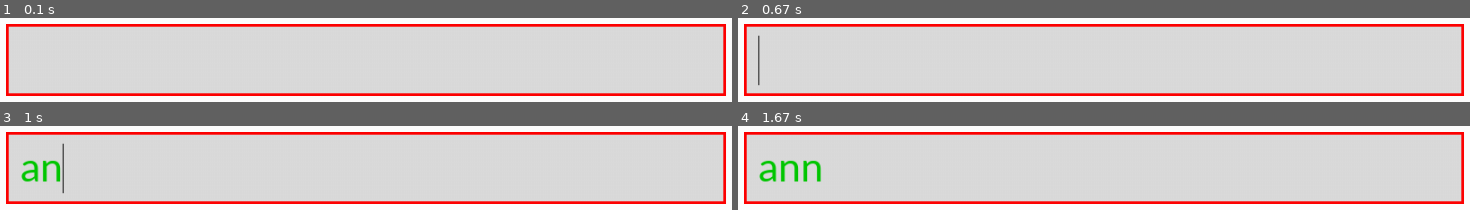
Above: before the commit, frames 1-4 (two rows, left to right).
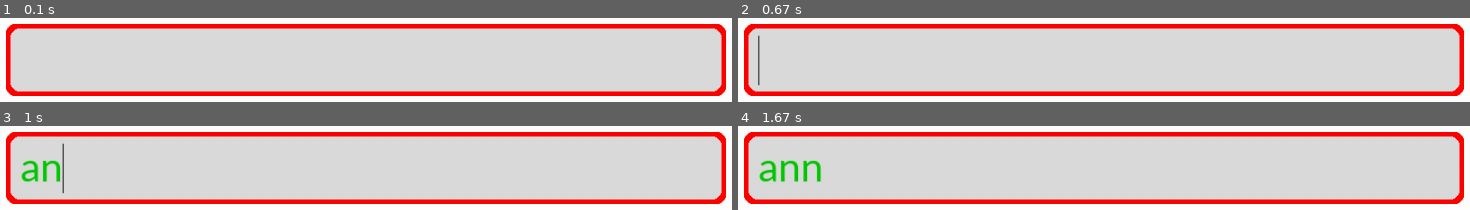
Above: after the commit, the same moments.

Repository: AustL/PygameWidgets
Game: pygame game, started from pygame_widgets/textbox.py
Two runs of this game, one before a commit and one after it. Both use one fixed random seed, a clock stepped at 60 frames per second and the inputs below.
Inputs (mouse positions are in pixels of both pictures, inside the frame that each line leads up to):
- Up to frame 1 (0.1 s): no input
- Up to frame 2 (0.67 s): click (1104, 60) at 0.38 s
- Up to frame 3 (1 s): type "an" at 0.88 s
- Up to frame 4 (1.67 s): type "n" at 1.08 s; tap Enter at 1.22, 1.43 s

The runs differ from the first frame. In frame 1, 7.8% of the frame differs, in the area x 0-100%, y 7-93%; in frame 2, 7.8%; in frame 3, 7.8%; in frame 4, 7.8%.

Commit message:
Created border radius for textbox

Diff:
--- a/pygame_widgets/textbox.py
+++ b/pygame_widgets/textbox.py
@@ -125,37 +125,76 @@
                     self.escape = False
 
     def draw(self):
-        if self.selected:
-            self.updateCursor()
-
-        pygame.draw.rect(
-            self.win, self.borderColour, (self.x, self.y, self.width, self.height)
-        )
-        pygame.draw.rect(
-            self.win, self.colour, (
-                self.x + self.borderThickness,
-                self.y + self.borderThickness,
-                self.width - 2 * self.borderThickness,
-                self.height - 2 * self.borderThickness
-            )
-        )
-
-        x = [self.x + self.textOffsetLeft]
-        for c in self.text:
-            text = self.font.render(c, True, self.textColour)
-            textRect = text.get_rect(bottomleft=(x[-1], self.y + self.height - self.textOffsetBottom))
-            self.win.blit(text, textRect)
-            x.append(x[-1] + text.get_width())
-
-        if self.showCursor:
-            pygame.draw.line(
-                self.win, (0, 0, 0),
-                (x[self.cursorPosition], self.y + self.cursorOffsetTop),
-                (x[self.cursorPosition], self.y + self.height - self.cursorOffsetTop)
-            )
-
-        if x[self.cursorPosition] > self.x + self.width - self.textOffsetRight:
-            self.maxLengthReached = True
+        if not self.hidden:
+            if self.selected:
+                self.updateCursor()
+
+            borderRects = [
+                (self.x + self.radius, self.y, self.width - self.radius * 2, self.height),
+                (self.x, self.y + self.radius, self.width, self.height - self.radius * 2),
+            ]
+
+            borderCircles = [
+                (self.x + self.radius, self.y + self.radius),
+                (self.x + self.radius, self.y + self.height - self.radius),
+                (self.x + self.width - self.radius, self.y + self.radius),
+                (self.x + self.width - self.radius, self.y + self.height - self.radius)
+            ]
+
+            backgroundRects = [
+                (
+                    self.x + self.borderThickness + self.radius,
+                    self.y + self.borderThickness,
+                    self.width - 2 * (self.borderThickness + self.radius),
+                    self.height - 2 * self.borderThickness
+                ),
+                (
+                    self.x + self.borderThickness,
+                    self.y + self.borderThickness + self.radius,
+                    self.width - 2 * self.borderThickness,
+                    self.height - 2 * (self.borderThickness + self.radius)
+                )
+            ]
+
+            backgroundCircles = [
+                (self.x + self.radius + self.borderThickness,
+                 self.y + self.radius + self.borderThickness),
+                (self.x + self.radius + self.borderThickness,
+                 self.y + self.height - self.radius - self.borderThickness),
+                (self.x + self.width - self.radius - self.borderThickness,
+                 self.y + self.radius + self.borderThickness),
+                (self.x + self.width - self.radius - self.borderThickness,
+                 self.y + self.height - self.radius - self.borderThickness)
+            ]
+
+            for rect in borderRects:
+                pygame.draw.rect(win, self.borderColour, rect)
+
+            for circle in borderCircles:
+                pygame.draw.circle(win, self.borderColour, circle, self.radius)
+
+            for rect in backgroundRects:
+                pygame.draw.rect(win, self.colour, rect)
+
+            for circle in backgroundCircles:
+                pygame.draw.circle(win, self.colour, circle, self.radius)
+
+            x = [self.x + self.textOffsetLeft]
+            for c in self.text:
+                text = self.font.render(c, True, self.textColour)
+                textRect = text.get_rect(bottomleft=(x[-1], self.y + self.height - self.textOffsetBottom))
+                self.win.blit(text, textRect)
+                x.append(x[-1] + text.get_width())
+
+            if self.showCursor:
+                pygame.draw.line(
+                    self.win, (0, 0, 0),
+                    (x[self.cursorPosition], self.y + self.cursorOffsetTop),
+                    (x[self.cursorPosition], self.y + self.height - self.cursorOffsetTop)
+                )
+
+            if x[self.cursorPosition] > self.x + self.width - self.textOffsetRight:
+                self.maxLengthReached = True
 
     def updateCursor(self):
         now = time.time()
@@ -200,7 +239,8 @@
     win = pygame.display.set_mode((1000, 600))
 
     textbox = TextBox(win, 100, 100, 800, 80, fontSize=50, borderColour=(255, 0, 0),
-                      textColour=(0, 200, 0), onSubmit=output)
+                      textColour=(0, 200, 0), onSubmit=output, radius=10,
+                      borderThickness=5)
 
     run = True
     while run:
--- a/setup.py
+++ b/setup.py
@@ -5,7 +5,7 @@
 
 setuptools.setup(
     name='pygame-widgets',
-    version='0.0.3',
+    version='0.0.5',
     author='AustL',
     author_email='21chydra@gmail.com',
     description='Widgets for use with Pygame',
